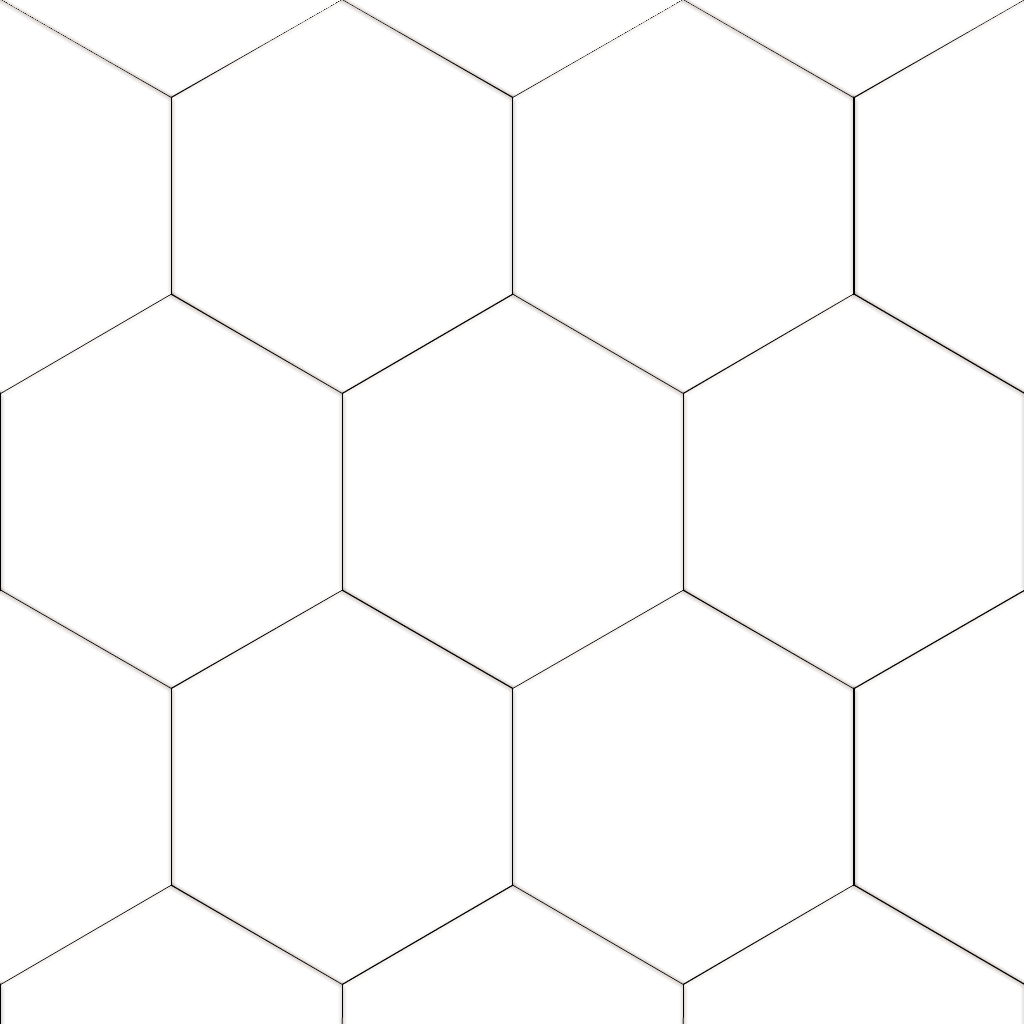
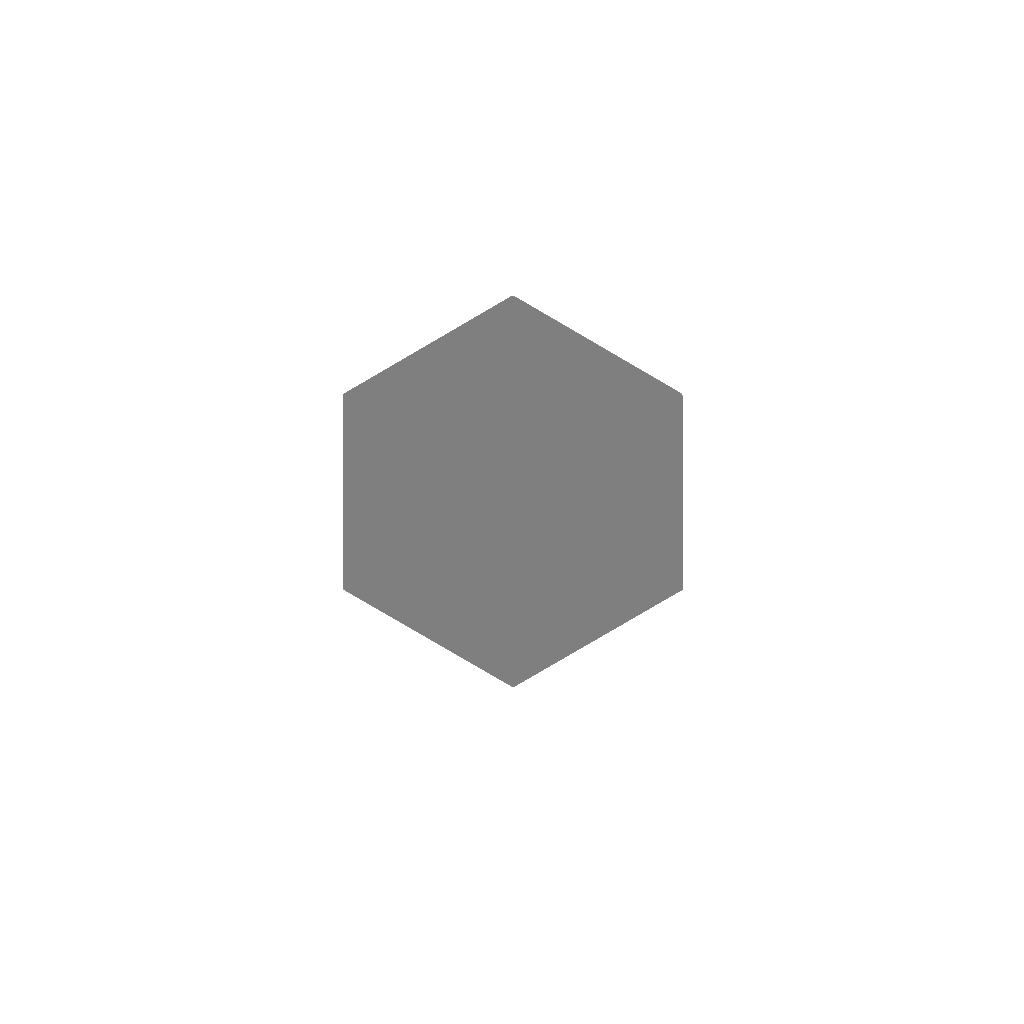
Layers edited between the first and the second w=1024, h=1024 image:
added layer "ShadeAtomInOut" (50%) above "HexGrid" over box(343, 296, 683, 687)
hid "HexGrid" over box(0, 0, 1024, 1024)
